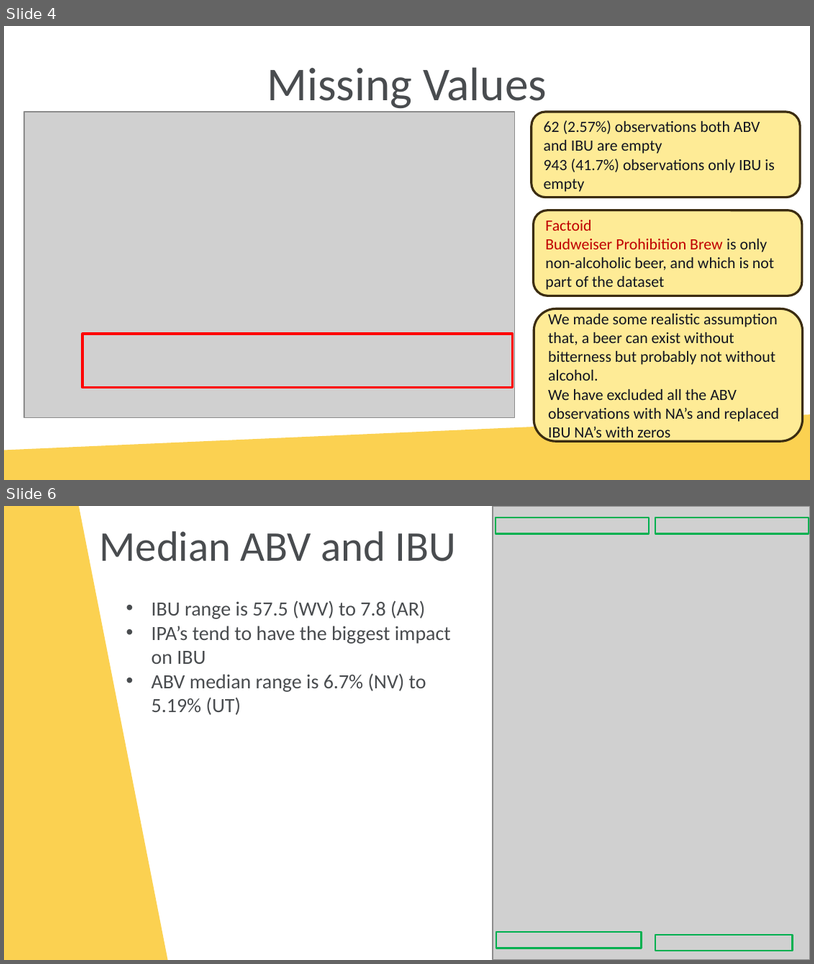
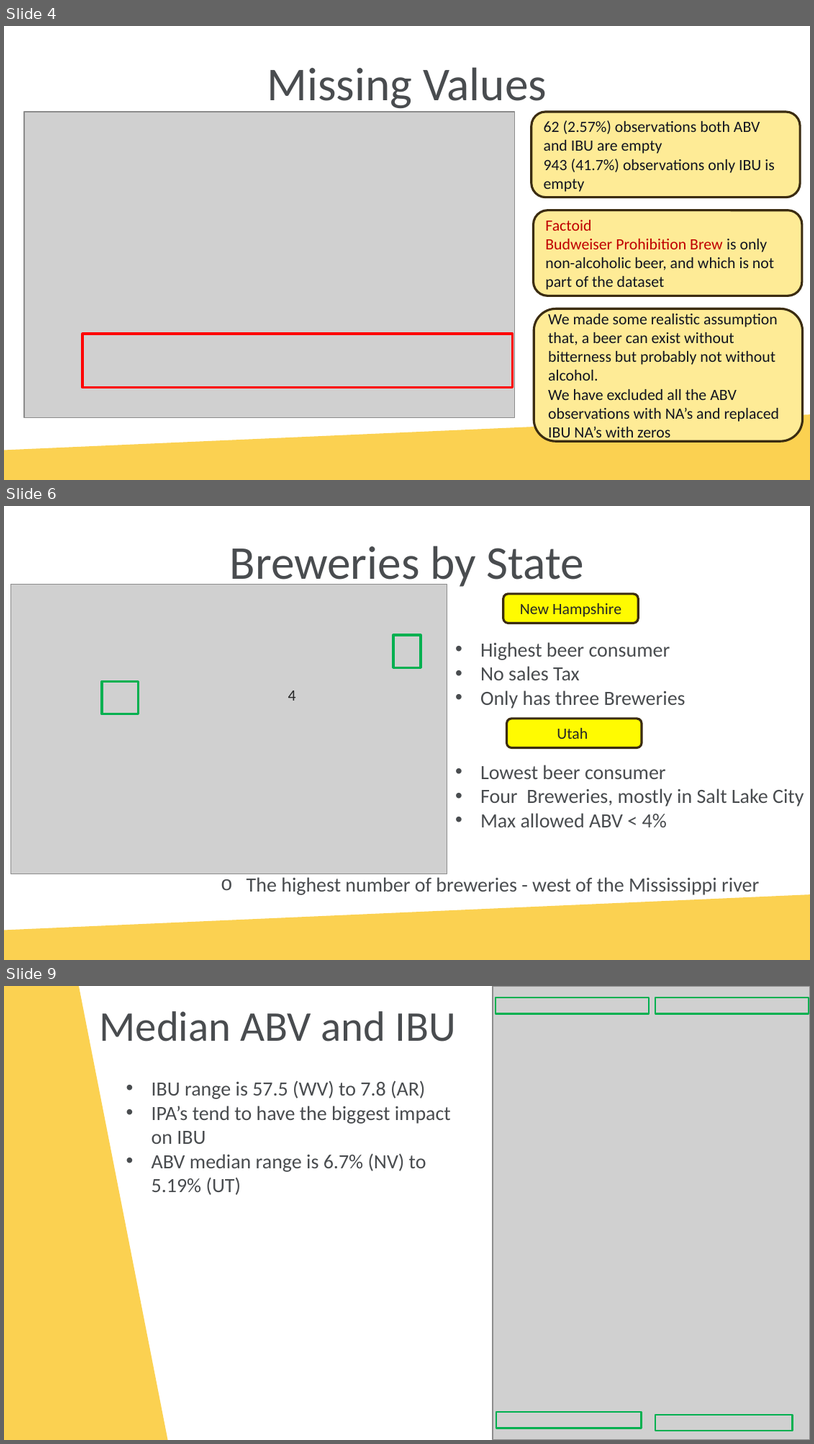
Before and after one commit to tschwebke/DDS6306-Group-Project-1, a slide deck: DS6306 Group Project 1 v2.pptx. Shown one above the other, each under a label of ours: slides 4 and 6 before the commit, slides 4, 6 and 9 after it; the slides between them are not shown. The pictures are 814x964 and 814x1444 pixels, drawn with LibreOffice and Linux fonts; fonts in the diff are those of the drawing; grey boxes stand for pictures; background and template pictures are left out. Boxes give left, top, right and bottom in pixels: in the first picture for what was removed or moved away, otherwise in the second. Text is boxed around its words. In the diff, an @@ line names an element or a change of style, - is before the commit and + after.

```diff
--- a/DS6306 Group Project 1 v2.pptx
+++ b/DS6306 Group Project 1 v2.pptx
@@ slide 6 added at <box>4,506,810,960</box>, background picture (left out); not listed: 1 template element that a slide beside it also shows @@
@@ title added at <box>230,546,584,590</box>, 42 pt, text #494C4F @@
+Breweries by State
@@ picture added at <box>10,584,447,874</box> @@
@@ rounded rectangle added at <box>503,594,638,623</box>, fill #FFFB01, outline #3C2C12 2 pt, 14 pt, text #242628 @@
+New Hampshire
@@ rectangle added at <box>394,635,421,667</box>, outline #00B050 2.25 pt @@
@@ text added at <box>481,642,686,708</box>, 18 pt, text #494C4F @@
+• Highest beer consumer
+• No sales Tax
+• Only has three Breweries
@@ rectangle added at <box>103,681,139,713</box>, outline #00B050 2.25 pt @@
@@ text added at <box>288,690,296,700</box>, 14 pt, text #242628 @@
+4
@@ rounded rectangle added at <box>507,718,642,747</box>, fill #FFFB01, outline #3C2C12 2 pt, 14 pt, text #242628 @@
+Utah
@@ text added at <box>481,764,804,827</box>, 18 pt, text #494C4F @@
+• Lowest beer consumer
+• Four Breweries, mostly in Salt Lake City
+• Max allowed ABV < 4%
@@ text added at <box>247,877,759,895</box>, 18 pt, text #494C4F @@
+o The highest number of breweries - west of the Mississippi river
@@ what was slide 6 is now slide 9 @@
```
Also in this commit, not shown: 2 slides changed, 2 other slides added, 2 other files.
